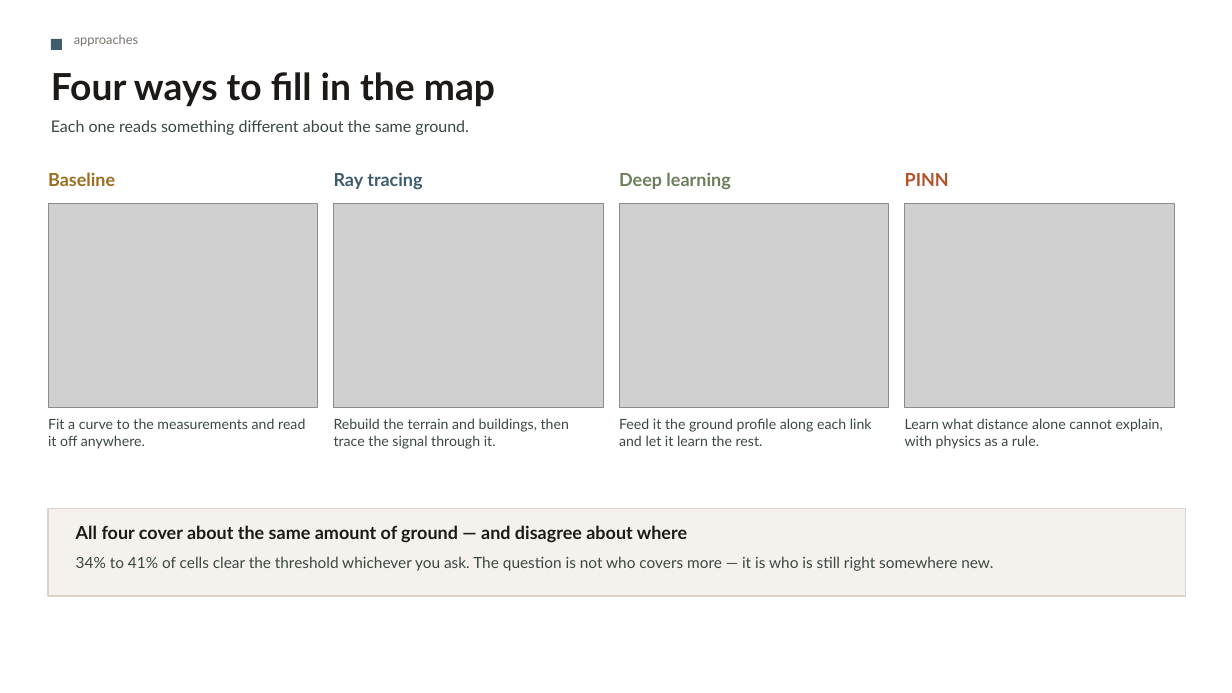
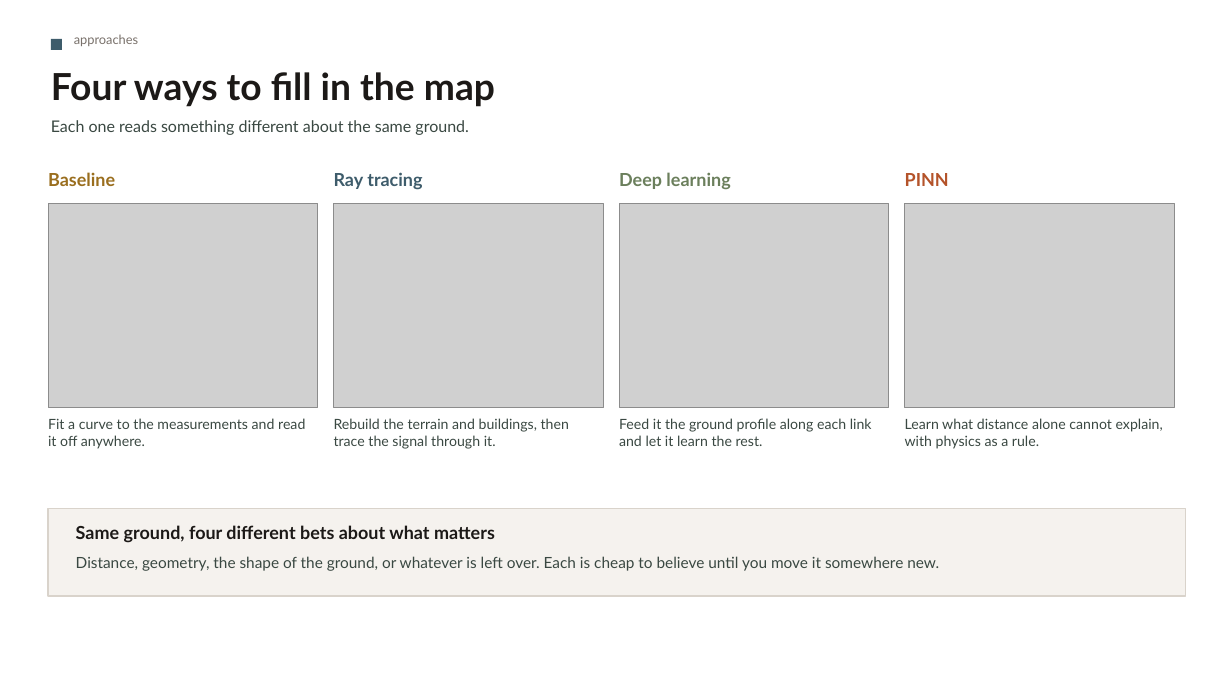
Before and after one commit to mtang724/arathon-c03-rural-infrastructure-placement, a slide deck: slide 3 of ARA_Challenge3.pptx. Drawn at 1232x693 pixels with LibreOffice and Linux fonts; fonts in the diff are those of the drawing; grey boxes stand for pictures. Boxes give left, top, right and bottom in pixels: in the first picture for what was removed or moved away, otherwise in the second. Text is boxed around its words. In the diff, an @@ line names an element or a change of style, - is before the commit and + after.

```diff
--- a/ARA_Challenge3.pptx
+++ b/ARA_Challenge3.pptx
@@ text at [76, 525, 495, 543]: text changed @@
-All four cover about the same amount of ground — and disagree about where
+Same ground, four different bets about what matters
@@ text at [76, 556, 939, 571]: text changed @@
-34% to 41% of cells clear the threshold whichever you ask. The question is not who covers more — it is who is still right somewhere new.
+Distance, geometry, the shape of the ground, or whatever is left over. Each is cheap to believe until you move it somewhere new.
```
Also in this commit, not shown: 4 other files.
